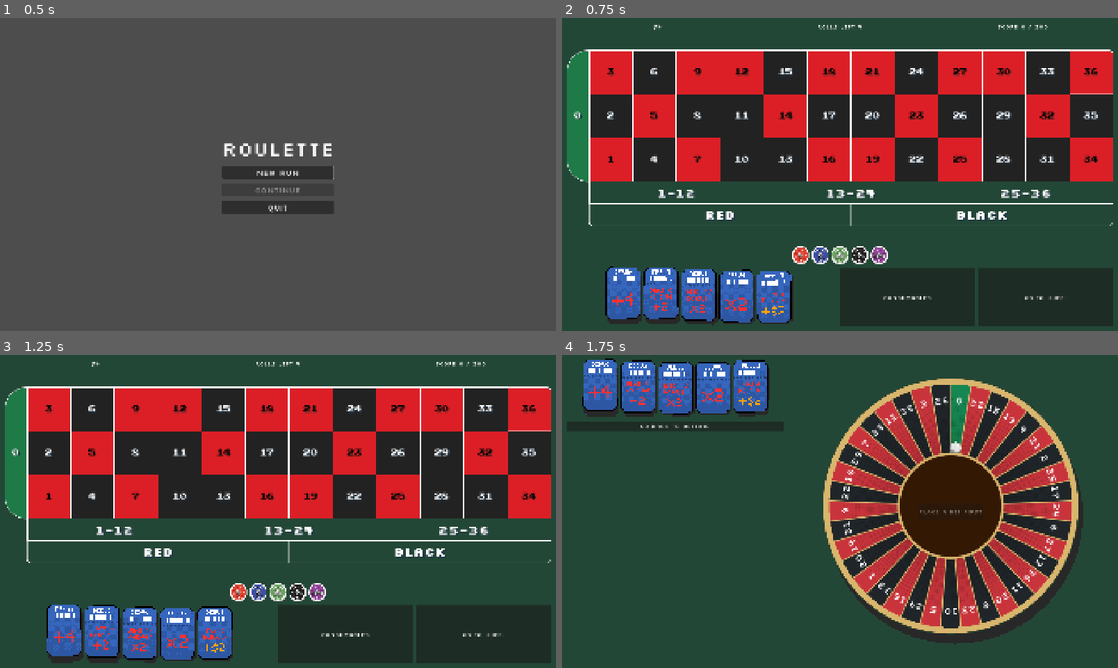
Above: before the commit, frames 1-4 (two rows, left to right).
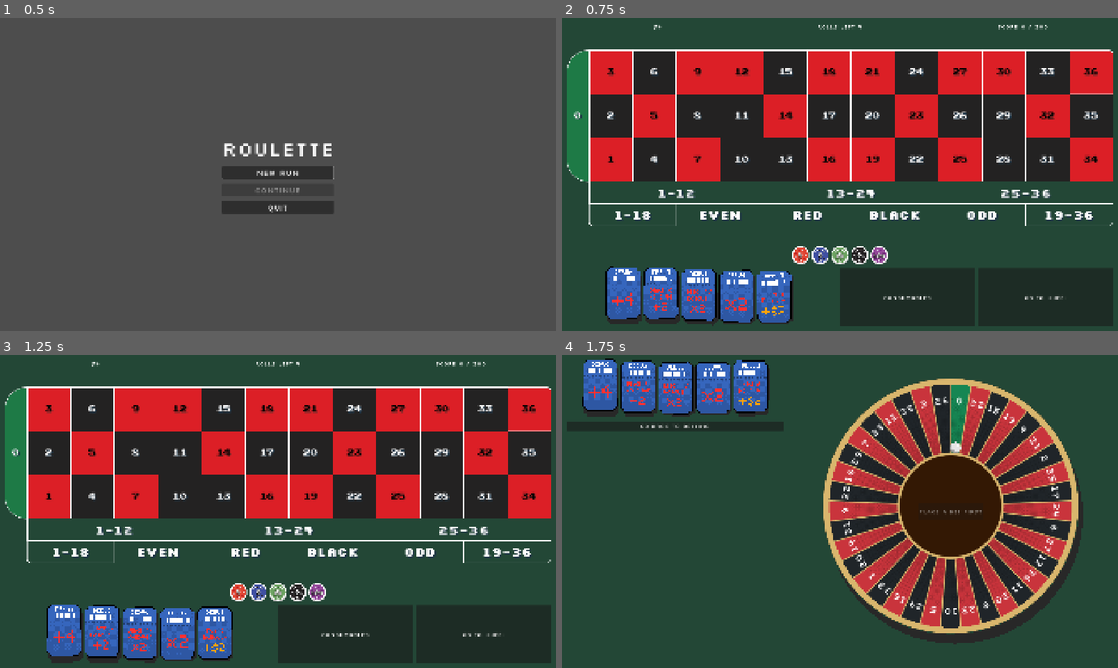
Above: after the commit, the same moments.

Repository: ross-ca/roulette-wheel
Game: Godot game, scene res://scenes/main_menu/main_menu.tscn
Two runs of this game, one before a commit and one after it. Both use one fixed random seed, a clock stepped at 60 frames per second and the inputs below.
Inputs:
- Up to frame 1 (0.5 s): no input
- Up to frame 2 (0.75 s): click "New run" at 0.5 s
- Up to frame 3 (1.25 s): no input
- Up to frame 4 (1.75 s): click "Go to wheel" at 1.25 s

Frame 1 is identical in both runs. In frame 2, 0.9% of the frame differs, in the area x 9-96%, y 59-67%; in frame 3, 0.9%; in frame 4, nothing differs.

Commit message:
add even/odd/1-18/19-36 bets

Diff:
--- a/scenes/bet_table/bet_table.gd
+++ b/scenes/bet_table/bet_table.gd
@@ -1,9 +1,9 @@
 class_name BetTable
 extends Container
 ## The betting table: zero down the left, the numbers in three rows of twelve (3, 6, 9… along the
-## top), the dozens below them and red and black along the bottom. Number tiles are square and as
-## big as the space allows. The grid lines are a border drawn round each tile, overlapping where
-## tiles meet, so empty corners of the layout stay clear. Corners on the outside of the grid are
+## top), the dozens below them and the even-money bets (1-18, even, red, black, odd, 19-36) along
+## the bottom. Number tiles are square and as big as the space allows. The grid lines are a border
+## drawn round each tile, overlapping where tiles meet, so empty corners of the layout stay clear. Corners on the outside of the grid are
 ## rounded, and zero's more than the rest.
 ## Display only, like BettingView: it reports drops and right-clicks through its signals.
 
@@ -47,8 +47,13 @@
 			_add_spot(NumberBet.of(column * 3 + 3 - row), column + 1, row)
 	for dozen in 3:
 		_add_spot(DozenBet.of(dozen), dozen * 4 + 1, DOZENS_ROW, 4)
-	_add_spot(ColourBet.of("red"), 1, COLOURS_ROW, 6)
-	_add_spot(ColourBet.of("black"), 7, COLOURS_ROW, 6)
+	# The even-money bets along the bottom, two columns each, in a real table's order.
+	_add_spot(HalfBet.of(false), 1, COLOURS_ROW, 2)
+	_add_spot(ParityBet.of(true), 3, COLOURS_ROW, 2)
+	_add_spot(ColourBet.of("red"), 5, COLOURS_ROW, 2)
+	_add_spot(ColourBet.of("black"), 7, COLOURS_ROW, 2)
+	_add_spot(ParityBet.of(false), 9, COLOURS_ROW, 2)
+	_add_spot(HalfBet.of(true), 11, COLOURS_ROW, 2)
 	_find_outside_corners()
 
 
--- a/scenes/bet_table/table_style.gd
+++ b/scenes/bet_table/table_style.gd
@@ -6,7 +6,7 @@
 
 ## Keyed by Pocket.colour ("red", "black", "green").
 @export var tiles: Dictionary[String, BetTileStyle] = {}
-## Every tile that isn't a number: the dozens and the red and black bets.
+## Every tile that isn't a number: the dozens and the even-money bets along the bottom.
 @export var outside: BetTileStyle
 ## Used for a pocket colour missing from `tiles`.
 @export var fallback: BetTileStyle
--- /dev/null
+++ b/scenes/bets/half_bet.gd
@@ -0,0 +1,28 @@
+class_name HalfBet
+extends Bet
+## Bet on the low half of the numbers (1-18) or the high half (19-36). Either covers 18 numbers, so
+## it pays ×2. Zero is in neither half, so it loses both.
+
+## False for 1-18, true for 19-36.
+@export var high: bool = false
+
+
+## A bet on 19-36 when `bet_high`, otherwise on 1-18.
+static func of(bet_high: bool) -> HalfBet:
+	var bet := HalfBet.new()
+	bet.high = bet_high
+	bet.display_name = "19-36" if bet_high else "1-18"
+	return bet
+
+
+func _init() -> void:
+	base_mult = 2.0
+
+
+func wins(pocket: Pocket) -> bool:
+	var low := 19 if high else 1
+	return pocket.number >= low and pocket.number <= low + 17
+
+
+func key() -> String:
+	return "half:%s" % ("high" if high else "low")
--- /dev/null
+++ b/scenes/bets/parity_bet.gd
@@ -0,0 +1,26 @@
+class_name ParityBet
+extends Bet
+## Bet on the landed number being even or odd. Either covers 18 numbers, so it pays ×2. Zero is
+## neither, so it loses both.
+
+@export var even: bool = true
+
+
+## A bet on even numbers when `bet_even`, otherwise on odd ones.
+static func of(bet_even: bool) -> ParityBet:
+	var bet := ParityBet.new()
+	bet.even = bet_even
+	bet.display_name = "Even" if bet_even else "Odd"
+	return bet
+
+
+func _init() -> void:
+	base_mult = 2.0
+
+
+func wins(pocket: Pocket) -> bool:
+	return pocket.number != 0 and (pocket.number % 2 == 0) == even
+
+
+func key() -> String:
+	return "parity:%s" % ("even" if even else "odd")
--- a/scenes/chip/chip_stack.gd
+++ b/scenes/chip/chip_stack.gd
@@ -40,9 +40,8 @@
 	tiers.sort()
 	tiers.reverse()
 
-	# Columns are centred along the bottom edge.
-	var width := tiers.size() * chip_size.x + maxf(tiers.size() - 1, 0) * column_gap
-	var x := (size.x - width) / 2.0
+	# Columns are left-aligned along the bottom edge.
+	var x := 0
 	for tier in tiers:
 		var count: int = counts[tier]
 		var shown := mini(count, max_shown)
Not shown, added: scenes/bets/half_bet.gd.uid
Not shown, added: scenes/bets/parity_bet.gd.uid
Not shown, changed: CLAUDE.md
Not shown, changed: docs/architecture.md
